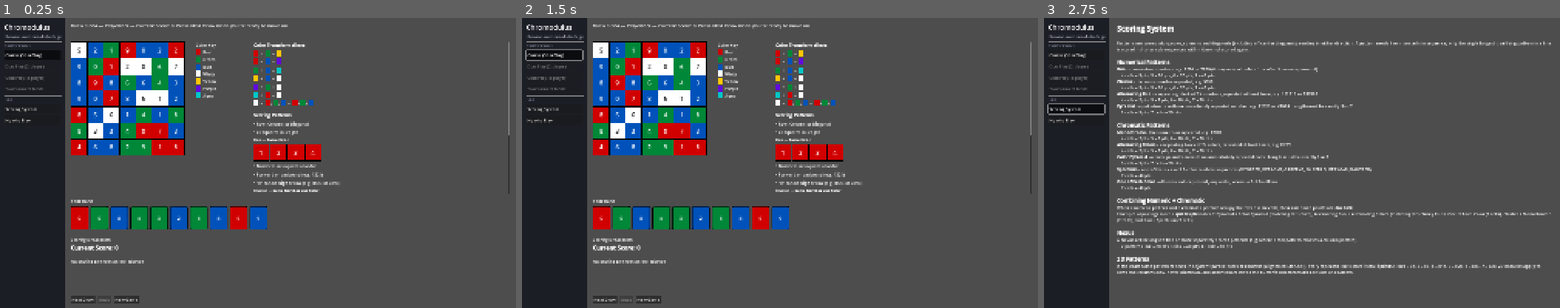
Above: before the commit, frames 1-3 (left to right).
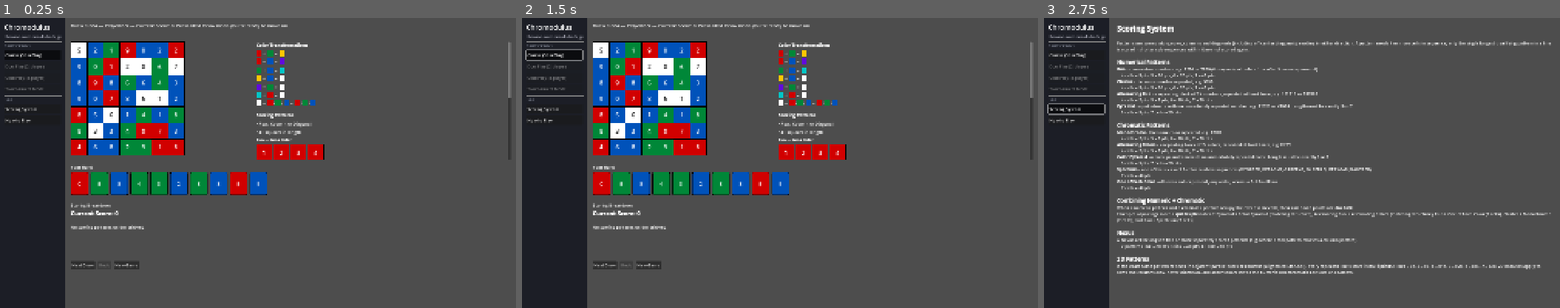
Above: after the commit, the same moments.

Repository: nadamcnada/chromodulus
Game: Godot game, scene res://scenes/Main.tscn
Same seed, same stepped clock (60 frames per second), same inputs: the game is played once before the commit and once after it.
Inputs:
- Up to frame 1 (0.25 s): no input
- Up to frame 2 (1.5 s): click "Classic (Solo Play)" at 0.5 s; click "Classic (Solo Play)" at 1.25 s
- Up to frame 3 (2.75 s): click "Scoring System" at 2 s

The runs differ from the first frame. In frame 1, 8.4% of the frame differs, in the area x 13-100%, y 8-99%; in frame 2, 8.4%; in frame 3, less than 0.1%.

Commit message:
Remove Color Key, reposition reference panel, tighten vertical layout
- Removes the Color Key legend entirely (color identity is already
  conveyed by the swatches throughout the reference panel and the tiles
  themselves).
- Replaces it with a fixed 200px spacer before the reference panel so
  the panel sits further right of the board with all its content
  visible.
- The board/reference row no longer force-expands to fill the window
  height, and the reference panel's scroll area is now capped to the
  board's height instead of stretching - so the hand and Scoring
  Breakdown sit directly below the grid instead of being pushed toward
  the bottom of the window.

Co-Authored-By: Claude Sonnet 5 <noreply@anthropic.com>
Claude-Session: https://claude.ai/code/session_01EmJQPRAF13311qStw37fYE

Diff:
--- a/scripts/ui/game_view.gd
+++ b/scripts/ui/game_view.gd
@@ -55,7 +55,6 @@
 
 	var mid := HBoxContainer.new()
 	mid.add_theme_constant_override("separation", 24)
-	mid.size_flags_vertical = Control.SIZE_EXPAND_FILL
 	root.add_child(mid)
 
 	board_area = Control.new()
@@ -89,8 +88,9 @@
 			grid_container.add_child(cell)
 			cells.append(cell)
 
-	var legend := _build_legend()
-	mid.add_child(legend)
+	var spacer := Control.new()
+	spacer.custom_minimum_size = Vector2(200, 0)
+	mid.add_child(spacer)
 
 	var reference_panel := _build_reference_panel()
 	mid.add_child(reference_panel)
@@ -181,7 +181,7 @@
 	outer.custom_minimum_size = Vector2(380, 0)
 
 	var scroll := ScrollContainer.new()
-	scroll.size_flags_vertical = Control.SIZE_EXPAND_FILL
+	scroll.custom_minimum_size = Vector2(0, 7 * 62 + 8)
 	scroll.horizontal_scroll_mode = ScrollContainer.SCROLL_MODE_DISABLED
 	outer.add_child(scroll)
 
@@ -333,31 +333,6 @@
 	return grid
 
 
-func _build_legend() -> Control:
-	var box := VBoxContainer.new()
-	box.custom_minimum_size = Vector2(190, 0)
-	box.add_theme_constant_override("separation", 4)
-
-	var title := Label.new()
-	title.text = "Color Key"
-	title.add_theme_font_size_override("font_size", 16)
-	box.add_child(title)
-
-	for code in ["R", "G", "B", "W", "Y", "P", "A"]:
-		var row := HBoxContainer.new()
-		row.add_theme_constant_override("separation", 8)
-		var swatch := ColorRect.new()
-		swatch.custom_minimum_size = Vector2(18, 18)
-		swatch.color = ColorRules.rgb(code)
-		row.add_child(swatch)
-		var lbl := Label.new()
-		lbl.text = ColorRules.color_name(code)
-		row.add_child(lbl)
-		box.add_child(row)
-
-	return box
-
-
 # ---------------------------------------------------------------------------
 # Interaction
 # ---------------------------------------------------------------------------
